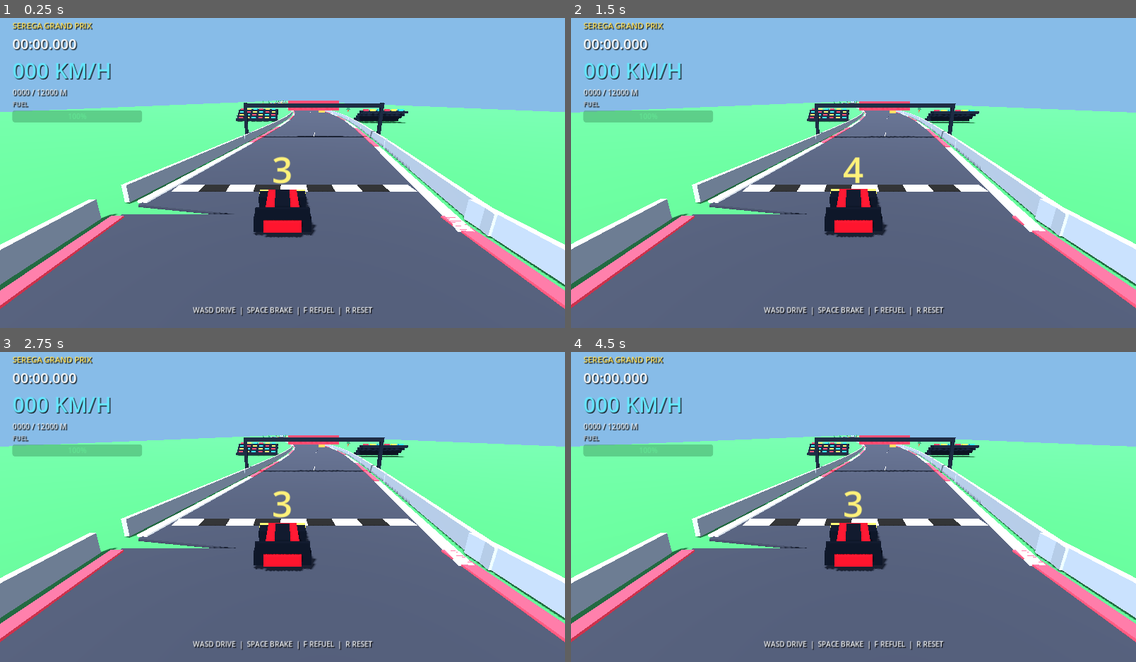
Above: before the commit, frames 1-4 (two rows, left to right).
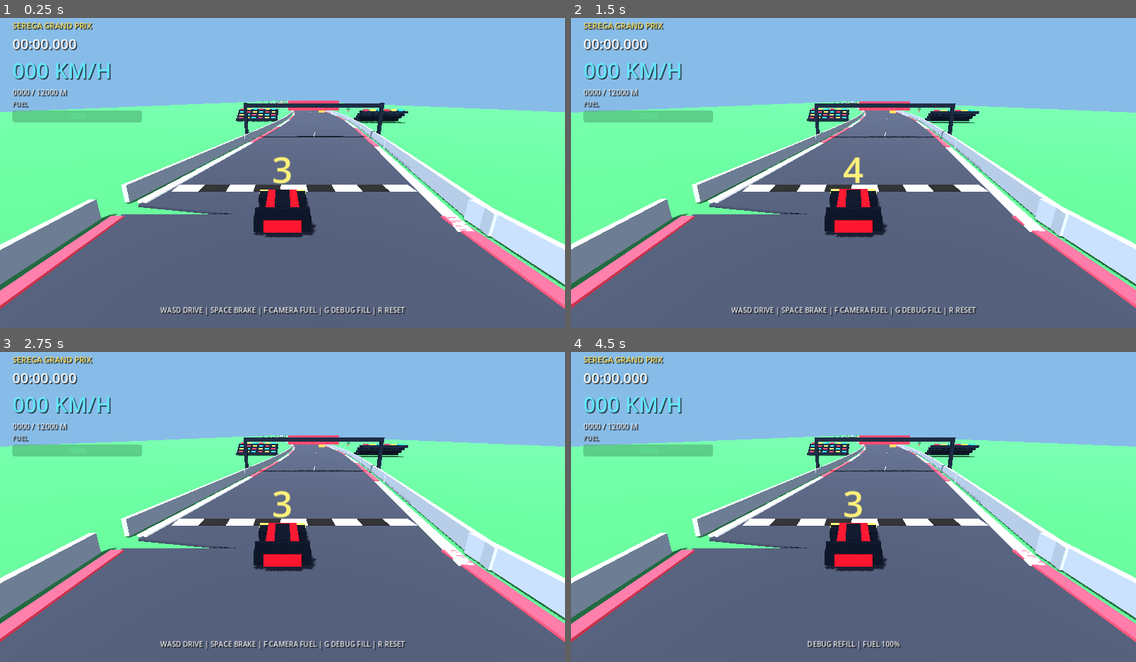
Above: after the commit, the same moments.

Repository: marticampgin/serega-racing
Game: Godot game, scene res://scenes/main.tscn
Same seed, same stepped clock (60 frames per second), same inputs: the game is played once before the commit and once after it.
Inputs:
- Up to frame 1 (0.25 s): no input
- Up to frame 2 (1.5 s): hold D 0.53-1.28 s; hold G 0.53-1.28 s; tap Space at 0.77 s; tap R at 0.8, 1.35 s; hold S from 1.28 s (still down)
- Up to frame 3 (2.75 s): tap Space at 1.52 s; tap G at 1.55 s; tap Enter at 2 s; release S at 2.03 s; hold D from 2.03 s (still down); hold G from 2.03 s (still down); tap R at 2.3 s
- Up to frame 4 (4.5 s): release D at 2.78 s; release G at 2.78 s; hold W 2.78-3.53 s; tap R at 2.85, 3.8 s; tap Space at 3.02, 3.5, 3.77 s; tap G at 3.05, 4.35 s; hold F 3.53-4.28 s; hold A from 3.53 s (still down)

The runs differ from the first frame. In frame 1, 0.7% of the frame differs, in the area x 28-72%, y 93-97%; in frame 2, 0.7%; in frame 3, 0.7%; in frame 4, 0.5%.

Commit message:
Add instant debug fuel refill

Diff:
--- a/qa/smoke_test.gd
+++ b/qa/smoke_test.gd
@@ -42,6 +42,9 @@
 	race.call("apply_drink_result", "purple")
 	check(float(race.get("fuel")) >= initial_fuel, "drink result refuels the car")
 	check(float(race.get("ghost_time")) > 0.0, "purple drink enables ghost mode")
+	race.set("fuel", 12.0)
+	race.call("debug_refill")
+	check(is_equal_approx(float(race.get("fuel")), 100.0), "debug refill restores full fuel")
 	race.call("reset_car")
 	check(is_equal_approx(float(race.get("fuel")), 100.0), "race reset restores fuel")
 	check(bool(race.get("race_active")), "race reset restores active state")
--- a/scripts/main.gd
+++ b/scripts/main.gd
@@ -20,6 +20,7 @@
 var refuel_request: HTTPRequest
 var refuel_in_progress := false
 var refuel_key_down := false
+var debug_refill_key_down := false
 var refuel_cooldown := 0.0
 var rng := RandomNumberGenerator.new()
 var speed_label: Label
@@ -303,7 +304,7 @@
 	fuel_bar.value = fuel
 	fuel_bar.show_percentage = true
 	column.add_child(fuel_bar)
-	status_label = make_label("WASD DRIVE  |  SPACE BRAKE  |  F REFUEL  |  R RESET", 16, Color("f2f4f6"))
+	status_label = make_label("WASD DRIVE | SPACE BRAKE | F CAMERA FUEL | G DEBUG FILL | R RESET", 16, Color("f2f4f6"))
 	status_label.anchor_right = 1.0
 	status_label.anchor_top = 1.0
 	status_label.anchor_bottom = 1.0
@@ -341,6 +342,10 @@
 	if refuel_pressed and not refuel_key_down:
 		request_refuel()
 	refuel_key_down = refuel_pressed
+	var debug_refill_pressed := Input.is_key_pressed(KEY_G)
+	if debug_refill_pressed and not debug_refill_key_down:
+		debug_refill()
+	debug_refill_key_down = debug_refill_pressed
 	if Input.is_key_pressed(KEY_R):
 		reset_car()
 	if countdown_time > 0.0:
@@ -471,7 +476,7 @@
 	boost_time = 0.0
 	ghost_time = 0.0
 	race_active = true
-	status_label.text = "WASD DRIVE  |  SPACE BRAKE  |  F REFUEL  |  R RESET"
+	status_label.text = "WASD DRIVE | SPACE BRAKE | F CAMERA FUEL | G DEBUG FILL | R RESET"
 	refuel_in_progress = false
 	refuel_cooldown = 0.0
 	countdown_time = 3.2
@@ -502,6 +507,11 @@
 			status_label.text = "FUEL ADDED"
 
 
+func debug_refill() -> void:
+	fuel = 100.0
+	status_label.text = "DEBUG REFILL | FUEL 100%"
+
+
 func request_refuel() -> void:
 	if refuel_in_progress:
 		status_label.text = "RACE CONTROL IS ALREADY ANALYZING..."
Not shown, changed: README.md
